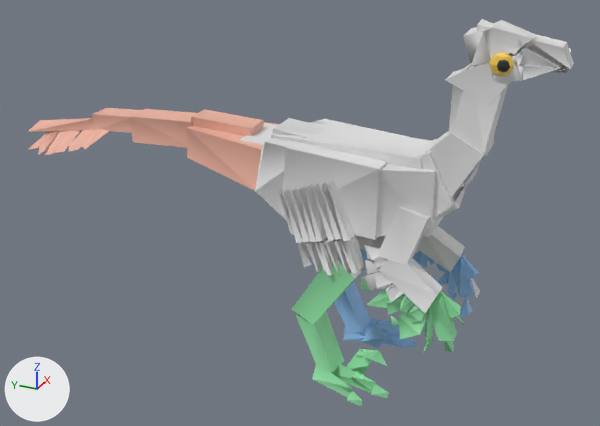
An edit to the FBX model assets/blender/gallimimus.fbx, drawn before and after from the same camera.
Rendered twice from a camera (50 mm lens) standing at (-0.1152, -0.0511, 0.0542) and looking at (0.001, 0.0013, -0.004). Lighting does not change. The marker at lower left points along +X, +Y and +Z. The first picture is the older version. Where no turn or scale is listed for an object, it has been applied to the vertices.

In view in the first picture: 'gallimimus_Body', 'gallimimus_Dark', 'gallimimus_Eyes', 'gallimimus_LegL', 'gallimimus_LegR', 'gallimimus_Tail'.
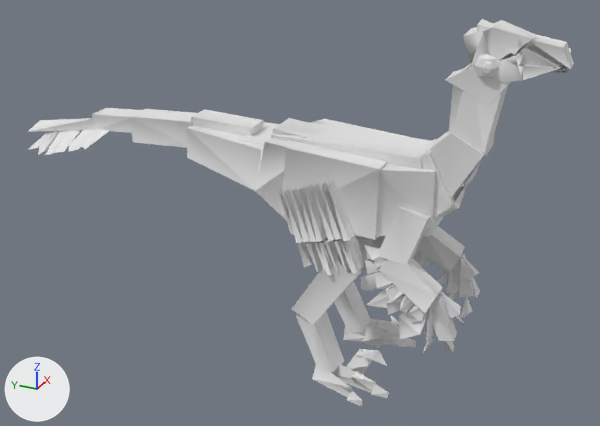
Where the change shows, as pixel boxes [x1, y1, x2, y2] in the pictures (600 x 426 px):
'gallimimus_Tail', recoloured (beige to white)
    both: [28, 108, 279, 191]
'gallimimus_LegR', recoloured (green to white)
    both: [292, 259, 464, 406]
'gallimimus_LegL', recoloured (blue to white)
    both: [334, 249, 479, 348]
'gallimimus_Eyes', reshaped, recoloured
    before: [489, 52, 514, 77]
    after: [474, 54, 499, 78]
'gallimimus_Dark', reshaped
    before: [497, 60, 510, 72]
    after: [482, 62, 495, 74]

The change in detail:
me_gallimimus_legr_006 has 132 vertices, 151 faces and spans x -0.0118..-0.0038, y -0.0293..-0.0013, z -0.0297..-0.0057.
me_gallimimus_legr_006 no longer uses material mat_pc_legr (green #95e7aa).
me_gallimimus_eyes_006 is used by ob_gallimimus_eyes; location (0.0, 0.0, 0.0).
me_gallimimus_eyes_006 had 40 vertices, 48 faces and spanned x -0.00338..0.00352, y -0.03203..-0.02863, z 0.02388..0.02728.
me_gallimimus_eyes_006 no longer uses material mat_pc_eyes (yellow #f9ce50).
me_gallimimus_eyes_006 now has 40 vertices, 48 faces and spans x -0.00343..0.00338, y -0.03003..-0.02663, z 0.02341..0.02681.
me_gallimimus_eyes_006 part 2: the loose piece of 20 vertices spanning x -0.00338..-0.00165, y -0.03203..-0.02863, z 0.02388..0.02728 is moved by (-0.00005, 0.002, -0.00047).
Other edits to the shape of me_gallimimus_eyes_006 do not show in these pictures.
me_gallimimus_dark_006 is used by ob_gallimimus_dark; location (0.0, 0.0, 0.0).
me_gallimimus_dark_006 had 40 vertices, 48 faces and spanned x -0.0037..0.00385, y -0.03163..-0.02983, z 0.02468..0.02648.
me_gallimimus_dark_006 no longer uses material mat_pc_dark (black #272727).
me_gallimimus_dark_006 now has 40 vertices, 48 faces and spans x -0.00375..0.0037, y -0.02963..-0.02783, z 0.02421..0.02601.
me_gallimimus_dark_006 part 1: the loose piece of 20 vertices spanning x -0.0037..-0.00292, y -0.03163..-0.02983, z 0.02468..0.02648 is moved by (-0.00005, 0.002, -0.00047).
Other edits to the shape of me_gallimimus_dark_006 do not show in these pictures.
me_gallimimus_legl_006 has 131 vertices, 141 faces and spans x 0.0032..0.0121, y -0.0291..-0.0012, z -0.03..-0.0057.
me_gallimimus_legl_006 no longer uses material mat_pc_legl (blue #95c4f3).
me_gallimimus_tail_006 has 95 vertices, 124 faces and spans x -0.0064..0.0064, y 0.0044..0.0553, z 0.0014..0.0115.
me_gallimimus_tail_006 no longer uses material mat_pc_tail (beige #edb3a0).
